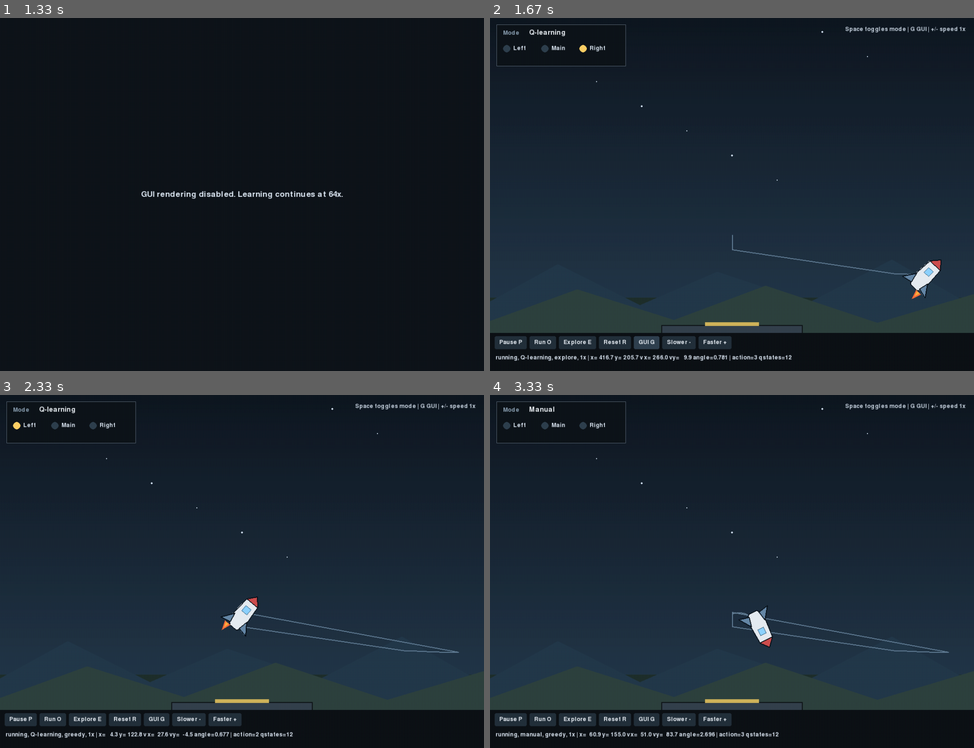
Above: before the commit, frames 1-4 (two rows, left to right).
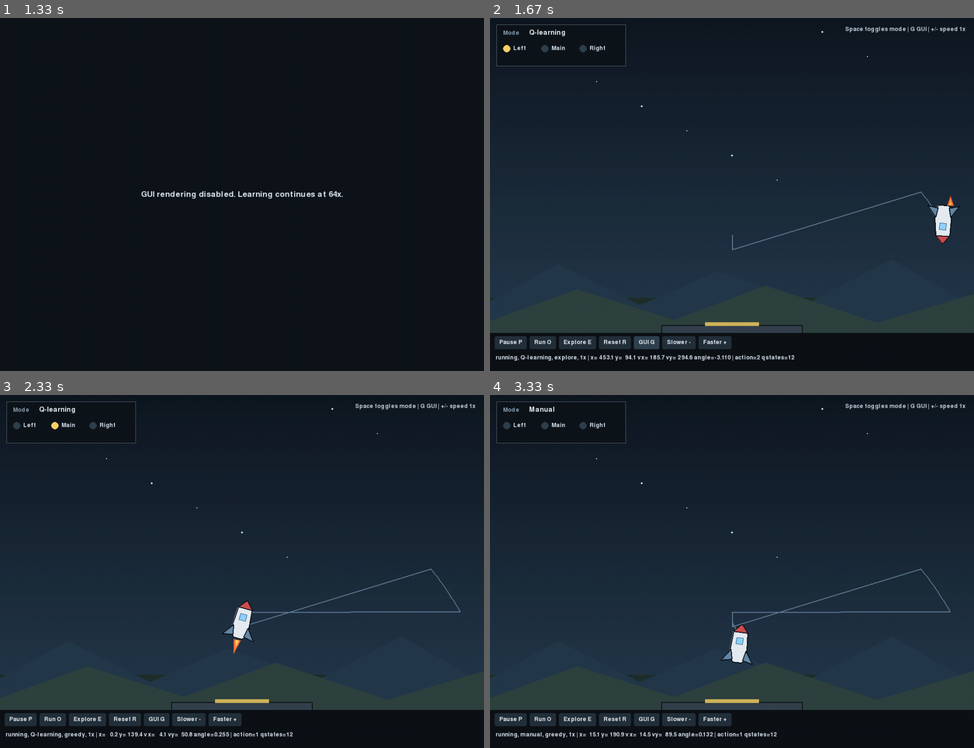
Above: after the commit, the same moments.

Repository: MiguelGavito/TDDC17
Game: pygame game, started from lab5-ReinforcementLearning/excercise/simulator.py
Same seed, same stepped clock (60 frames per second), same inputs: the game is played once before the commit and once after it.
Inputs (mouse positions are in pixels of both pictures, inside the frame that each line leads up to):
- Up to frame 1 (1.33 s): tap Space at 0.33 s; click "GUI G" at 0.72 s; tap Enter at 1 s
- Up to frame 2 (1.67 s): tap G at 1.37 s
- Up to frame 3 (2.33 s): click (251, 451) at 1.92 s; tap E at 2.2 s
- Up to frame 4 (3.33 s): tap Space at 2.6, 2.9, 3.1 s

Frame 1 is identical in both runs. In frame 2, 1.4% of the frame differs, in the area x 2-98%, y 7-98%; in frame 3, 1.2%; in frame 4, 1.6%, in the area x 20-96%, y 49-98%.

Commit message:
ultimo cambios en los rewards

Diff:
--- a/lab5-ReinforcementLearning/excercise/state_and_reward.py
+++ b/lab5-ReinforcementLearning/excercise/state_and_reward.py
@@ -31,14 +31,20 @@
 
         reward = 0
 
-        if abs(angle) < 0.6:
-            reward += 5
+        if abs(angle) < 0.8:
+            reward += 12
 
-        if abs(vx) < 30:
-            reward += 5
+            if abs(angle) < 0.4:
+                reward += 16
+
+        if abs(vx) > 50:
+            reward -= 5
 
         if vy < 0:
-            reward += 10
+            reward += 15
+
+        if vy > 0:
+            reward -= 5
 
         # if vy < -300:
         #     reward += 15
